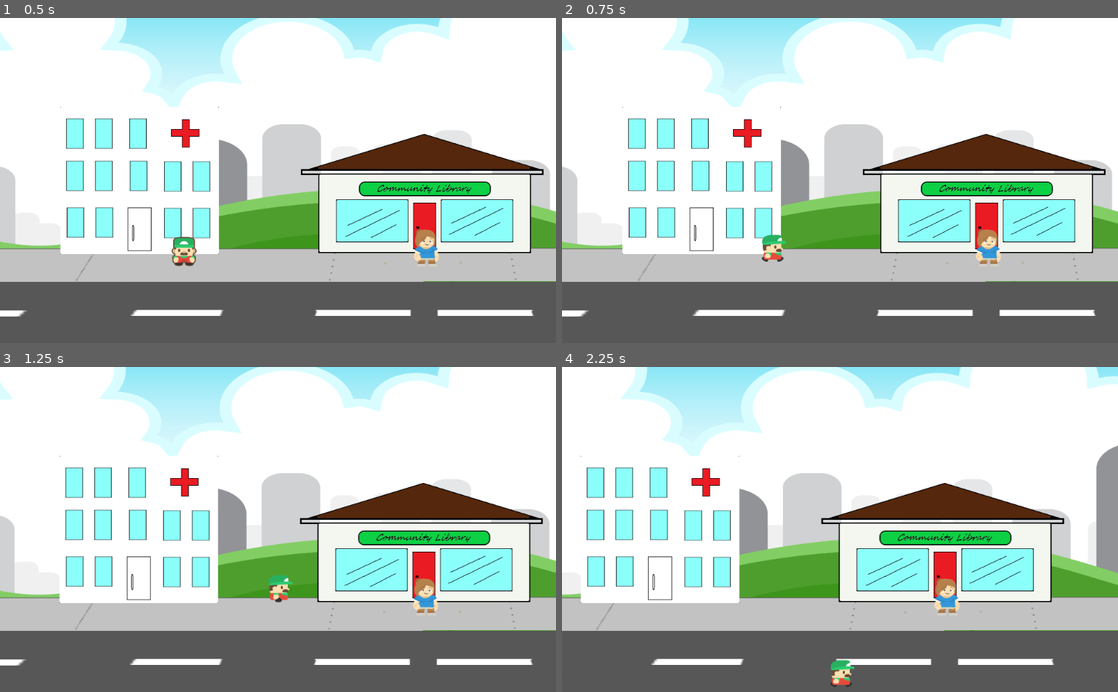
Above: before the commit, frames 1-4 (two rows, left to right).
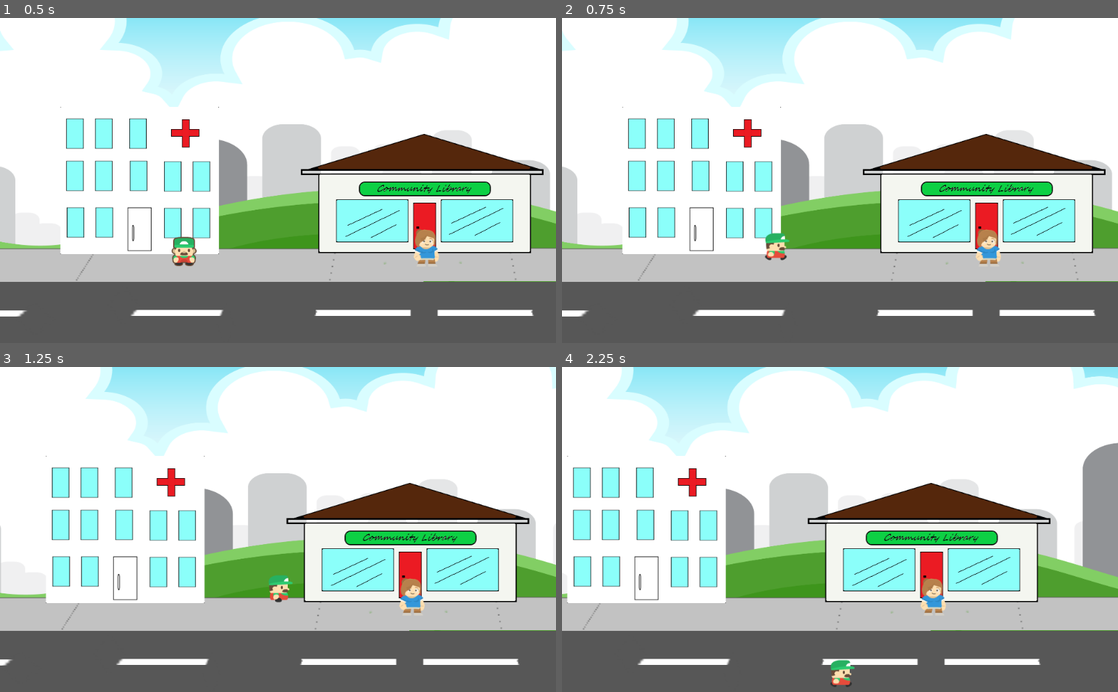
Above: after the commit, the same moments.

Repository: richard-porteous/HeroRPG
Game: Godot game, scene res://scene1.tscn
Same seed, same stepped clock (60 frames per second), same inputs: the game is played once before the commit and once after it.
Inputs (mouse positions are in pixels of both pictures, inside the frame that each line leads up to):
- Up to frame 1 (0.5 s): no input
- Up to frame 2 (0.75 s): tap Enter at 0.5 s; move the mouse to (962, 164) at 0.52 s; hold Right (right) from 0.53 s (still down); hold Shift (run) from 0.53 s (still down); click (962, 164) at 0.67 s
- Up to frame 3 (1.25 s): keep holding Right (right); keep holding Shift (run)
- Up to frame 4 (2.25 s): move the mouse to (728, 545) at 1.27 s; release Right (right) at 1.28 s; release Shift (run) at 1.28 s; hold Down (down) 1.28-2.03 s; tap Shift (run) at 1.35 s; move the mouse to (895, 458) at 2.02 s; hold Right (right) from 2.03 s (still down); hold Shift (run) from 2.03 s (still down)

Frame 1 is identical in both runs. In frame 2, 0.2% of the frame differs, in the area x 35-41%, y 66-75%; in frame 3, 19%; in frame 4, 19%, in the area x 0-100%, y 0-92%.

Commit message:
Allow shift key to increase mouse speed

Diff:
--- a/characters/player/player.gd
+++ b/characters/player/player.gd
@@ -19,6 +19,8 @@
 		velocity.y -= 1
 	if Input.is_action_pressed("run"):
 		multiplier = 1.5
+	else:
+		multiplier = 1
 
 
 func _input(event):
@@ -28,15 +30,16 @@
 func _physics_process(delta):
 
 	velocity = Vector2()
-	multiplier = 1
+	get_input()
 
 	if last_mouse_pos:
+
 		velocity = last_mouse_pos - global_position
 		if velocity.length() < 3:
 			last_mouse_pos = null
 			return
-	else:
-		get_input()
+
+
 
 	var anim = "default" # or "idle" if you renamed
 	_animated_sprite.flip_h = false
